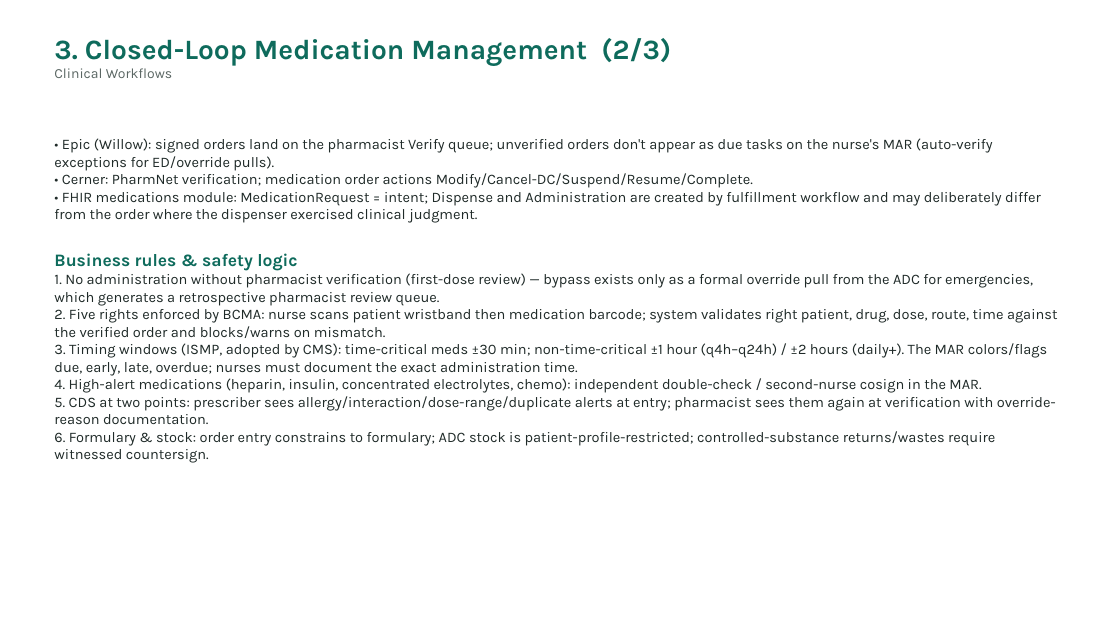
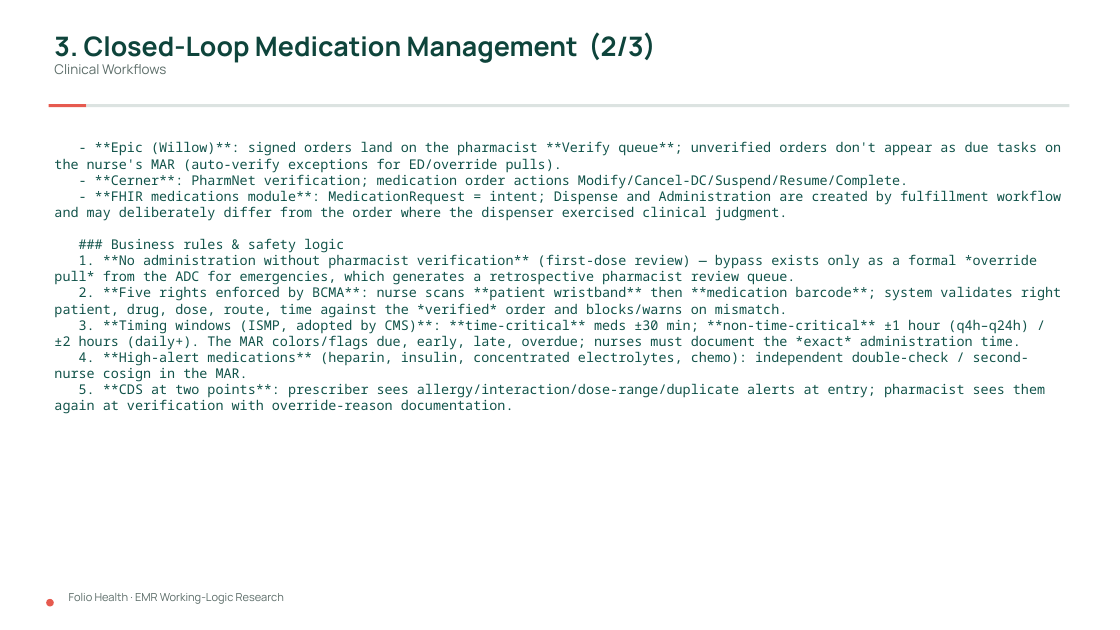
Before and after one commit to Folio-Health/Folio-Health-prototype, a slide deck: slide 25 of folio-health/docs/research/EMR-Working-Logic-Research.pptx (slide 24 before the commit). Drawn at 1120x630 pixels with LibreOffice and Linux fonts; fonts in the diff are those of the drawing. Boxes give left, top, right and bottom in pixels: in the first picture for what was removed or moved away, otherwise in the second. Text is boxed around its words. In the diff, an @@ line names an element or a change of style, - is before the commit and + after.

```diff
--- a/folio-health/docs/research/EMR-Working-Logic-Research.pptx
+++ b/folio-health/docs/research/EMR-Working-Logic-Research.pptx
@@ text "3. Closed-Loop Medication Management (2/3)" at box(54, 32, 656, 74): size 24 to 23 pt, text colour #0E6B5C to #0E443B in "3. Closed-Loop Medication Management (2/3)"; font Karla to Manrope; size 12 to 11.5 pt, text colour #5A6663 to #5C6D69 in "Clinical Workflows" @@
@@ rectangle added at box(49, 104, 87, 108), fill #E65A4F @@
@@ rectangle added at box(87, 104, 1070, 108), fill #DCE3E1 @@
@@ text at box(54, 141, 1061, 414): text changed; size 12.5 to 11.5 pt; font Karla to Noto Sans Mono; text colour #1F2A28 to #11534A @@
-• Epic (Willow): signed orders land on the pharmacist Verify queue; unverified orders don't appear as due tasks on the nurse's MAR (auto-verify exceptions for ED/override pulls).
-• Cerner: PharmNet verification; medication order actions Modify/Cancel-DC/Suspend/Resume/Complete.
-• FHIR medications module: MedicationRequest = intent; Dispense and Administration are created by fulfillment workflow and may deliberately differ from the order where the dispenser exercised clinical judgment.
-Business rules & safety logic
-1. No administration without pharmacist verification (first-dose review) — bypass exists only as a formal override pull from the ADC for emergencies, which generates a retrospective pharmacist review queue.
-2. Five rights enforced by BCMA: nurse scans patient wristband then medication barcode; system validates right patient, drug, dose, route, time against the verified order and blocks/warns on mismatch.
-3. Timing windows (ISMP, adopted by CMS): time-critical meds ±30 min; non-time-critical ±1 hour (q4h–q24h) / ±2 hours (daily+). The MAR colors/flags due, early, late, overdue; nurses must document the exact administration time.
-4. High-alert medications (heparin, insulin, concentrated electrolytes, chemo): independent double-check / second-nurse cosign in the MAR.
-5. CDS at two points: prescriber sees allergy/interaction/dose-range/duplicate alerts at entry; pharmacist sees them again at verification with override-reason documentation.
-6. Formulary & stock: order entry constrains to formulary; ADC stock is patient-profile-restricted; controlled-substance returns/wastes require witnessed countersign.
+- **Epic (Willow)**: signed orders land on the pharmacist **Verify queue**; unverified orders don't appear as due tasks on the nurse's MAR (auto-verify exceptions for ED/override pulls).
+- **Cerner**: PharmNet verification; medication order actions Modify/Cancel-DC/Suspend/Resume/Complete.
+- **FHIR medications module**: MedicationRequest = intent; Dispense and Administration are created by fulfillment workflow and may deliberately differ from the order where the dispenser exercised clinical judgment.
+### Business rules & safety logic
+1. **No administration without pharmacist verification** (first-dose review) — bypass exists only as a formal *override pull* from the ADC for emergencies, which generates a retrospective pharmacist review queue.
+2. **Five rights enforced by BCMA**: nurse scans **patient wristband** then **medication barcode**; system validates right patient, drug, dose, route, time against the *verified* order and blocks/warns on mismatch.
+3. **Timing windows (ISMP, adopted by CMS)**: **time-critical** meds ±30 min; **non-time-critical** ±1 hour (q4h–q24h) / ±2 hours (daily+). The MAR colors/flags due, early, late, overdue; nurses must document the *exact* administration time.
+4. **High-alert medications** (heparin, insulin, concentrated electrolytes, chemo): independent double-check / second-nurse cosign in the MAR.
+5. **CDS at two points**: prescriber sees allergy/interaction/dose-range/duplicate alerts at entry; pharmacist sees them again at verification with override-reason documentation.
@@ ellipse added at box(46, 599, 54, 607), fill #E65A4F @@
@@ text added at box(69, 593, 284, 604), 9.5 pt, text #5C6D69 @@
+Folio Health · EMR Working-Logic Research
```
Also in this commit, not shown: 53 other slides changed, 3 slides added, 2 other files.
